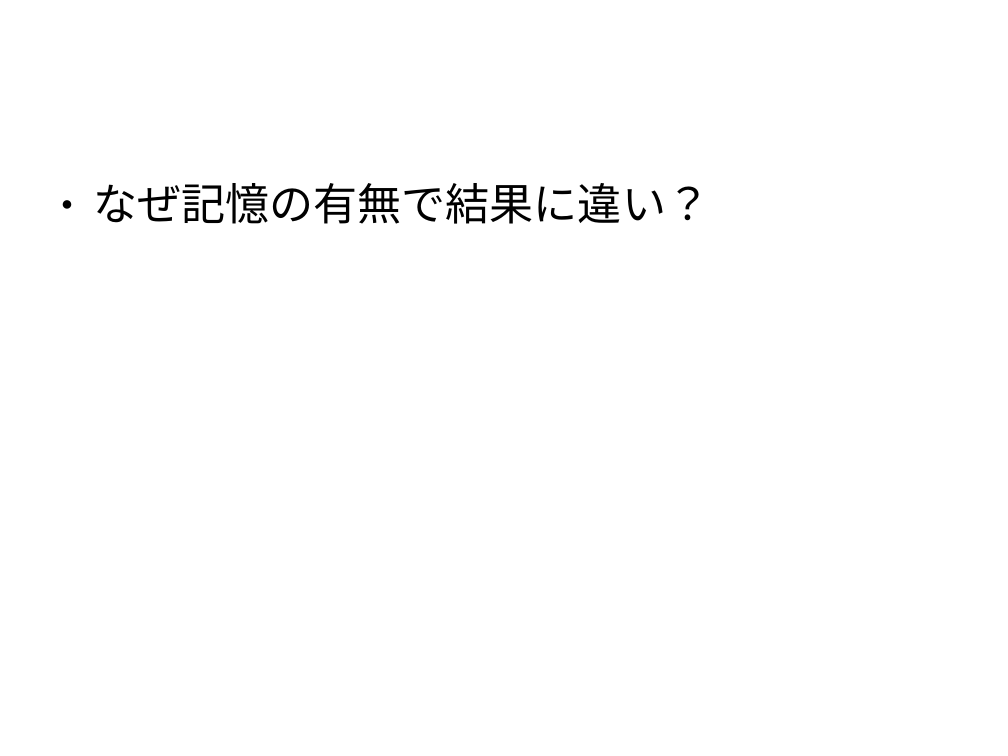
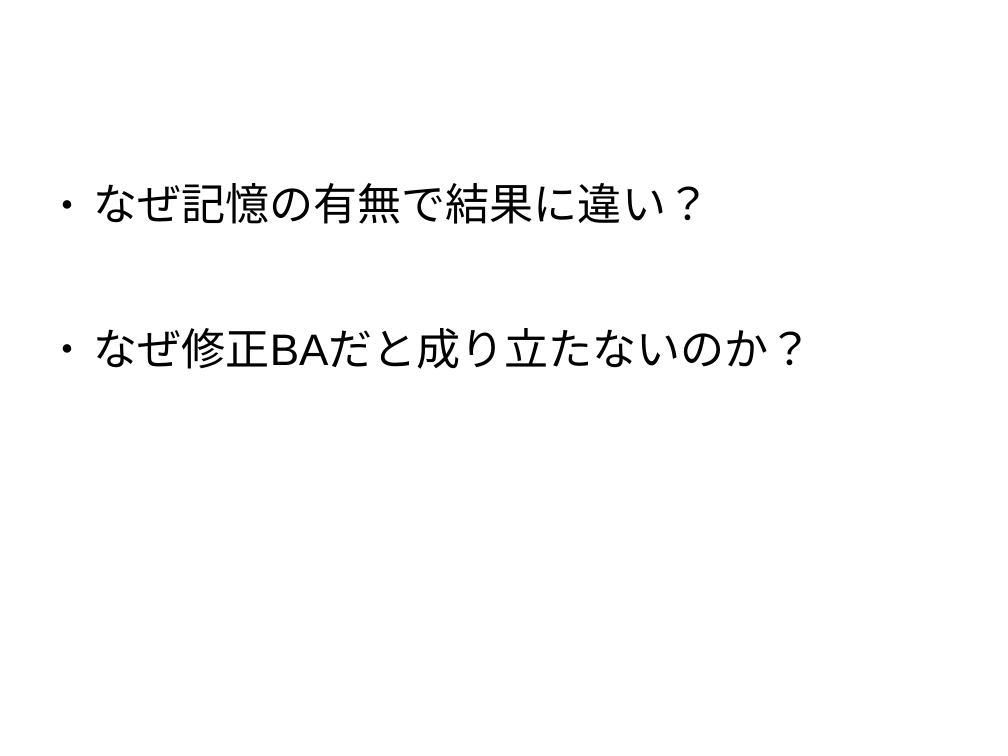
Before and after one commit to awesomest/NetWork_g-2015, a slide deck: slide 27 of 中間発表.odp. Drawn at 1008x756 pixels with LibreOffice and Linux fonts; fonts in the diff are those of the drawing; background and template pictures are left out. Boxes give left, top, right and bottom in pixels: in the first picture for what was removed or moved away, otherwise in the second. Text is boxed around its words. In the diff, an @@ line names an element or a change of style, - is before the commit and + after.

Commit message:
スライド
修正

```diff
--- a/中間発表.odp
+++ b/中間発表.odp
@@ text at (x1=94, y1=328, x2=813, y2=369): paragraph added @@
+● なぜ修正BAだと成り立たないのか？
```
Also in this commit, not shown: 5 other slides changed, 4 slides added, 1 slide removed.
